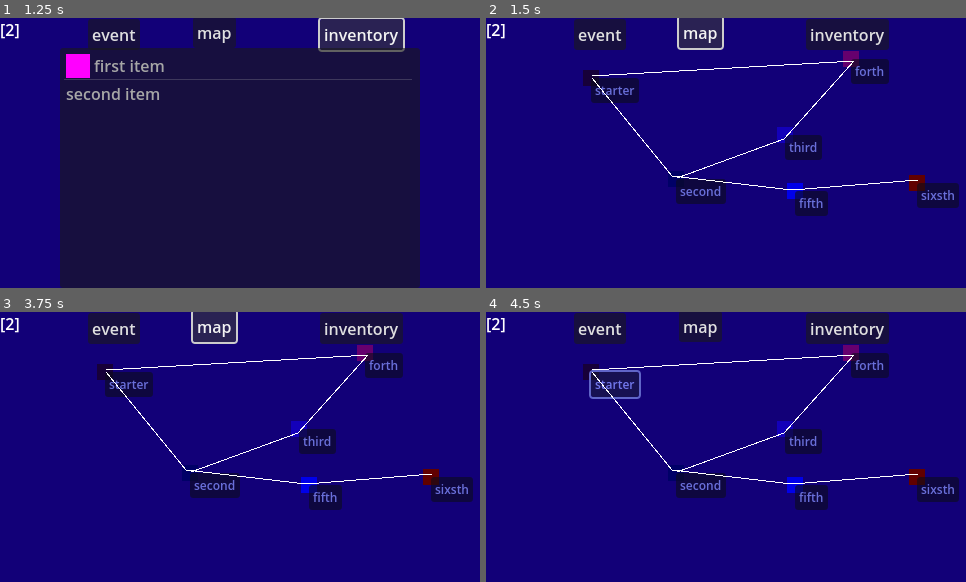
Above: before the commit, frames 1-4 (two rows, left to right).
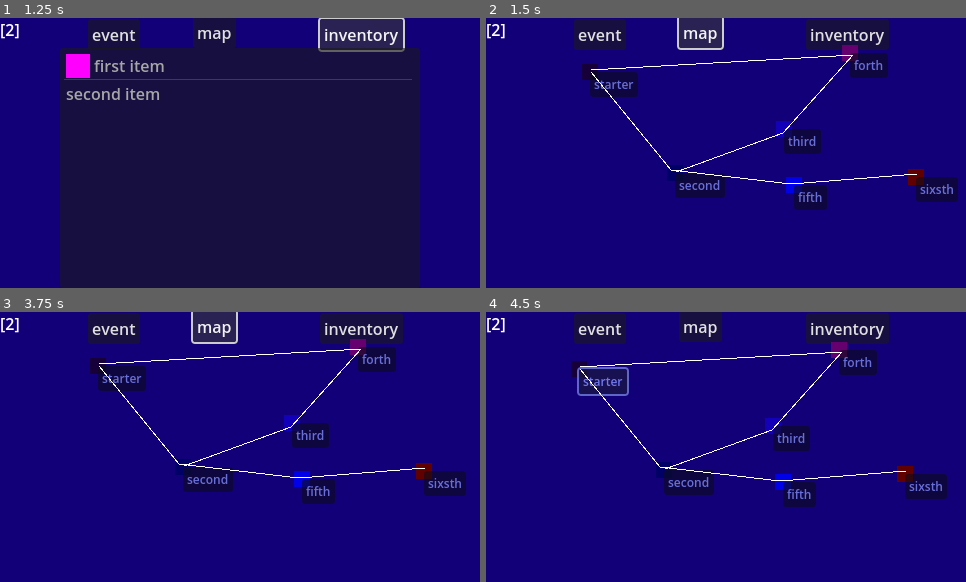
Above: after the commit, the same moments.

Repository: Mastersujo/traintrains
Game: Godot game, scene res://scenes/game_main.tscn
The game is run twice, just before and just after one commit, with the same random seed, the same clock (stepped at 60 frames per second) and the same inputs.
Inputs:
- Up to frame 1 (1.25 s): click "inventory" at 0.5 s
- Up to frame 2 (1.5 s): click "map" at 1.25 s
- Up to frame 3 (3.75 s): click "event" at 2 s; click "inventory" at 2.75 s; click "map" at 3.5 s
- Up to frame 4 (4.5 s): click "starter" at 4.25 s

Frame 1 is identical in both runs. In frame 2, 5.5% of the frame differs, in the area x 20-99%, y 10-74%; in frame 3, 6.6%; in frame 4, 6.7%, in the area x 17-99%, y 11-74%.

Commit message:
map movement and fuel

Diff:
--- a/events.gd
+++ b/events.gd
@@ -3,3 +3,16 @@
 var interested_spot : Array
 
 signal player_asked_to_move
+
+var distance_from_place_to_place : Dictionary = {
+
+	"1_2" : 100,
+	"2_3" : 50,
+	"3_4" : 60,
+	"1_4" : 90,
+	"2_5" : 10,
+	"5_6" : 50,
+	"5_8" : 20,
+
+
+}
--- a/project.godot
+++ b/project.godot
@@ -28,7 +28,17 @@
 
 [editor]
 
+movie_writer/mjpeg_quality=1.0
 movie_writer/movie_file="C:/Users/418/perk3greed/trainclips/trn.avi"
+movie_writer/fps=30
+
+[input]
+
+LMB={
+"deadzone": 0.5,
+"events": [Object(InputEventMouseButton,"resource_local_to_scene":false,"resource_name":"","device":-1,"window_id":0,"alt_pressed":false,"shift_pressed":false,"ctrl_pressed":false,"meta_pressed":false,"button_mask":0,"position":Vector2(0, 0),"global_position":Vector2(0, 0),"factor":1.0,"button_index":1,"canceled":false,"pressed":false,"double_click":false,"script":null)
+]
+}
 
 [rendering]
 
--- a/scenes/game_main.gd
+++ b/scenes/game_main.gd
@@ -1,12 +1,16 @@
 extends Node2D
 
 var player_position : int = 1
-
+var player_fuel : float = 1000
 var player_possibility : Array = [2]
 var colors_showcase : Array = [Color(0,0,0),Color(0.2,0.2,0.2),Color(0.9,0.7,0.1),Color(0.1,0.1,0.9),Color(0.2,0.9,0.5),Color(0.5,0.5,0.9),Color(0.6,0.6,0.7), ]
 
+var distances : Dictionary
+var fuel_cost : float
+
 func _ready() -> void:
 	Events.connect("player_asked_to_move",move_player)
+	distances = Events.distance_from_place_to_place
 
 func _process(delta: float) -> void:
 	$overall_interface/pldebug.text = str(player_possibility)
@@ -16,7 +20,27 @@
 
 func move_player(destination,connections):
 	if player_possibility.has(destination):
-		change_state(destination,connections)
+
+		var decide_distance : String = str(player_position) +str("_")+ str(destination)
+		var decide_distance_second_time : String = str(destination) +str("_")+ str(player_position)
+		if distances.has(decide_distance):
+			fuel_cost = distances[decide_distance]
+			if fuel_cost > player_fuel:
+				print("not_enough_fuel")
+			else :
+				player_fuel = player_fuel - fuel_cost
+				change_state(destination,connections)
+				print(player_fuel)
+		elif distances.has(decide_distance_second_time):
+			fuel_cost = distances[decide_distance_second_time]
+			if fuel_cost > player_fuel:
+				print("not_enough_fuel")
+			else :
+				player_fuel = player_fuel - fuel_cost
+				change_state(destination,connections)
+				print(player_fuel)
+
+
 	else:
 		Events.interested_spot = []
 		print("destination_unavailable")
--- a/scenes/game_main.tscn
+++ b/scenes/game_main.tscn
@@ -1,10 +1,11 @@
-[gd_scene load_steps=7 format=3 uid="uid://bylgwxigpu3ew"]
+[gd_scene load_steps=8 format=3 uid="uid://bylgwxigpu3ew"]
 
 [ext_resource type="Script" path="res://scenes/game_main.gd" id="1_43ms6"]
 [ext_resource type="Script" path="res://scenes/overall_interface.gd" id="1_jixmc"]
 [ext_resource type="PackedScene" uid="uid://bkn6wi713bqe2" path="res://scenes/interface/inventory.tscn" id="2_obl3e"]
 [ext_resource type="PackedScene" uid="uid://8m0cv5gae044" path="res://scenes/interface/event_screen.tscn" id="3_o47bj"]
 [ext_resource type="PackedScene" uid="uid://b53iq3x8r55uf" path="res://scenes/interface/map_screen.tscn" id="4_2mm1e"]
+[ext_resource type="Script" path="res://scenes/map.gd" id="4_s7drr"]
 
 [sub_resource type="PlaceholderTexture2D" id="PlaceholderTexture2D_y3f27"]
 size = Vector2(480, 270)
@@ -74,6 +75,7 @@
 offset_top = 30.0
 offset_right = 420.0
 offset_bottom = 270.0
+script = ExtResource("4_s7drr")
 
 [node name="map_screen" parent="overall_interface/map" instance=ExtResource("4_2mm1e")]
 layout_mode = 1
--- a/scenes/interface/destination.gd
+++ b/scenes/interface/destination.gd
@@ -1,11 +1,10 @@
 extends Control
 
 
-@export var name_of_place : String
-@export var distance : float
-@export var connections : Array
-@export var numiration : int
-@export var modulate_me : Color
+@export var name_of_place : String #name of the place displayed on the map
+@export var connections : Array #array of places that can be traveled to
+@export var numiration : int #index of the place used in connections
+@export var modulate_me : Color #just the color of the node
 
 
 signal player_asked_to_move
--- /dev/null
+++ b/scenes/map.gd
@@ -0,0 +1,13 @@
+extends Control
+
+var mouse_moved_by : Vector2
+
+func _process(delta: float) -> void:
+
+	if Input.is_action_pressed("LMB"):
+
+		mouse_moved_by =  Input.get_last_mouse_velocity()
+		position += mouse_moved_by.normalized()*3
+
+	else:
+		mouse_moved_by = Vector2.ZERO
